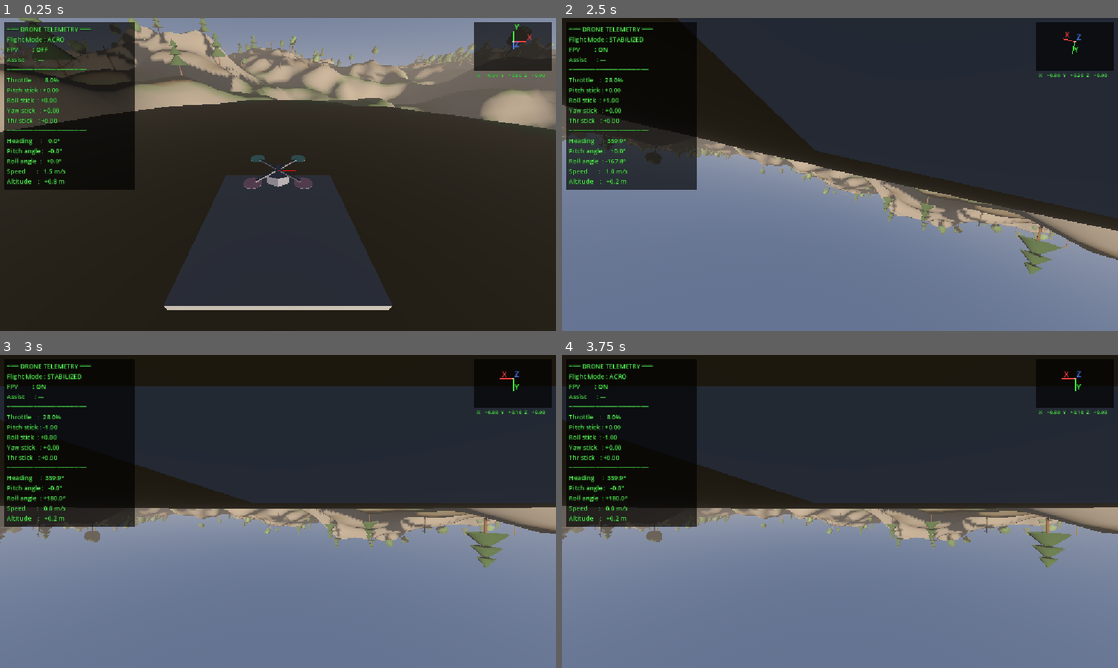
Above: before the commit, frames 1-4 (two rows, left to right).
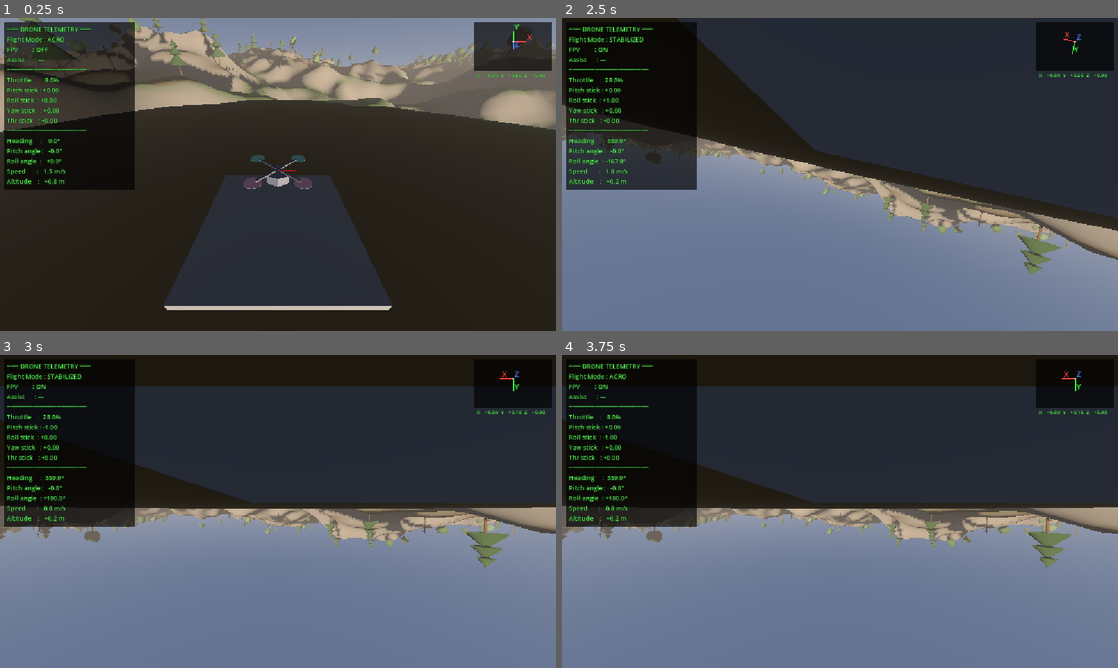
Above: after the commit, the same moments.

Repository: timbittner/dronesim
Game: Godot game, scene res://scenes/main.tscn
Same seed, same stepped clock (60 frames per second), same inputs: the game is played once before the commit and once after it.
Inputs:
- Up to frame 1 (0.25 s): no input
- Up to frame 2 (2.5 s): hold Right (roll_right) 0.53-1.28 s; hold Shift (altitude_hold) 0.53-1.28 s; hold Ctrl (brake_mode) 1.28-2.03 s; tap M (toggle_flight_mode) at 1.35 s; hold Right (roll_right) from 2.03 s (still down); hold C (toggle_fpv) from 2.03 s (still down)
- Up to frame 3 (3 s): release Right (roll_right) at 2.78 s; release C (toggle_fpv) at 2.78 s; hold Up (pitch_forward) from 2.78 s (still down); tap Shift (altitude_hold) at 2.85 s
- Up to frame 4 (3.75 s): tap Enter at 3.5 s; release Up (pitch_forward) at 3.53 s; hold Left (roll_left) from 3.53 s (still down); hold M (toggle_flight_mode) from 3.53 s (still down)

Frame 1 is identical in both runs. In frame 2, less than 0.1% of the frame differs, in the area x 0-100%, y 10-80%; in frame 3, less than 0.1%; in frame 4, less than 0.1%.

Commit message:
refactor: replace drone linear_damp with relative-airspeed drag force
F = air_drag_coefficient * (wind_velocity - linear_velocity), applied
as a central force before the FLYING/CRASHED gate so a crashed wreck
drifts downwind too. air_drag_coefficient = 1.0 N·s/m at mass = 2.0 kg
reproduces the old linear_damp = 0.5 exactly in still air (on top of
the untouched engine default physics/3d/default_linear_damp = 0.1),
so existing flight feel and headless tests are unaffected. WindField
is discovered lazily via group lookup since Drone precedes WindField
in main.tscn's tree order.

Co-Authored-By: Claude Fable 5 <noreply@anthropic.com>

Diff:
--- a/scripts/drone/drone_controller.gd
+++ b/scripts/drone/drone_controller.gd
@@ -12,6 +12,18 @@
 
 # --- Thrust ---
 @export var max_thrust: float = 17.5  # Newtons per rotor (35% of previous 50.0)
+
+# --- Wind drag ---
+## Relative-airspeed drag: F = air_drag_coefficient * (wind_velocity - linear_velocity).
+## Replaces the old body linear_damp (see _ready()); 1.0 N·s/m at mass=2.0 kg
+## reproduces the old damp exactly in still air (wind_velocity == 0), on top of
+## the untouched engine default physics/3d/default_linear_damp = 0.1.
+@export var air_drag_coefficient: float = 1.0
+## Ambient wind sampled at the drone's position this tick (read by the HUD).
+var wind_velocity: Vector3 = Vector3.ZERO
+
+var _wind_field: Node = null
+var _wind_field_searched: bool = false
 
 # --- Crash detection ---
 ## Impact momentum (kg·m/s) above which a direct hit counts as a crash.
@@ -99,7 +111,7 @@
 	_spawn_transform = global_transform
 	gravity_scale = 1.0
 	angular_damp = 0.0
-	linear_damp = 0.5
+	linear_damp = 0.0  # replaced by explicit relative-airspeed drag below; engine default 0.1 remains
 
 	_gravity = ProjectSettings.get_setting("physics/3d/default_gravity")
 	hover_throttle = (mass * _gravity) / (4.0 * max_thrust)
@@ -236,6 +248,11 @@
 
 
 func _physics_process(delta: float) -> void:
+	# Wind drag acts unconditionally — even while CRASHED, the wreck should
+	# drift downwind, same as the old engine linear_damp did.
+	wind_velocity = _sample_wind()
+	apply_central_force(air_drag_coefficient * (wind_velocity - linear_velocity))
+
 	if _state == State.FLYING:
 		_read_inputs()
 		_compute_and_apply_forces(delta)
@@ -397,6 +414,18 @@
 			_rotor_nodes[i].material_override = null
 
 
+## Lazily discovers the WindField (group "wind_field") on first use — Drone
+## precedes WindField in main.tscn's tree order, so _ready() is too early.
+## No WindField in the scene (e.g. the flight-mode test scene) means zero wind.
+func _sample_wind() -> Vector3:
+	if not _wind_field_searched:
+		_wind_field_searched = true
+		_wind_field = get_tree().get_first_node_in_group("wind_field")
+	if _wind_field == null:
+		return Vector3.ZERO
+	return _wind_field.get_wind(global_position)
+
+
 func _apply_angular_damping() -> void:
 	var local_ang_vel: Vector3 = global_transform.basis.inverse() * angular_velocity
 	var damp_torque_local: Vector3 = -local_ang_vel * damping_factor
